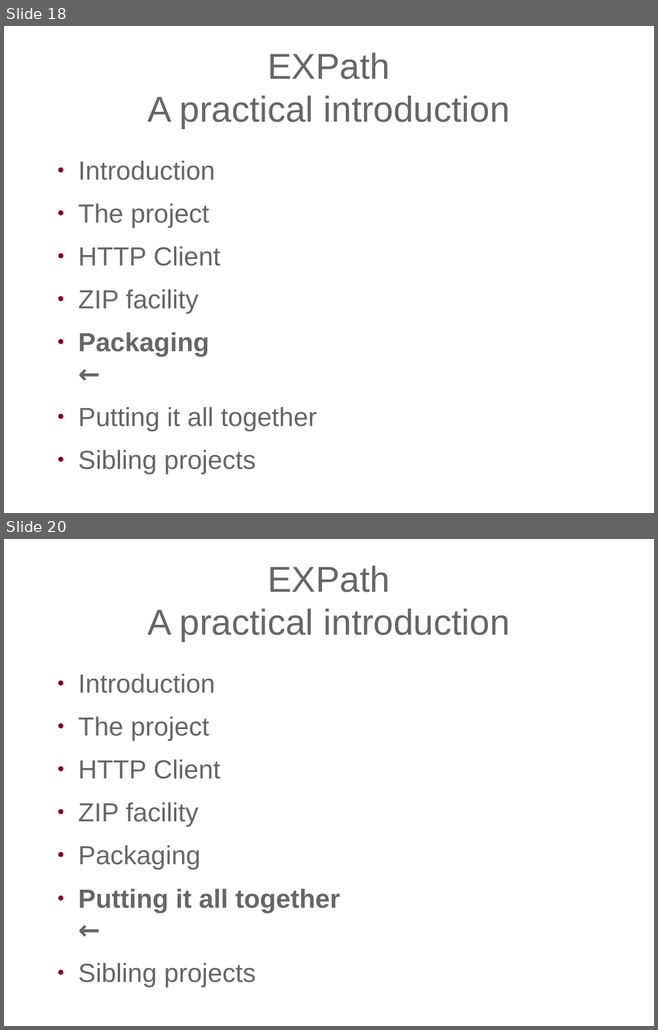
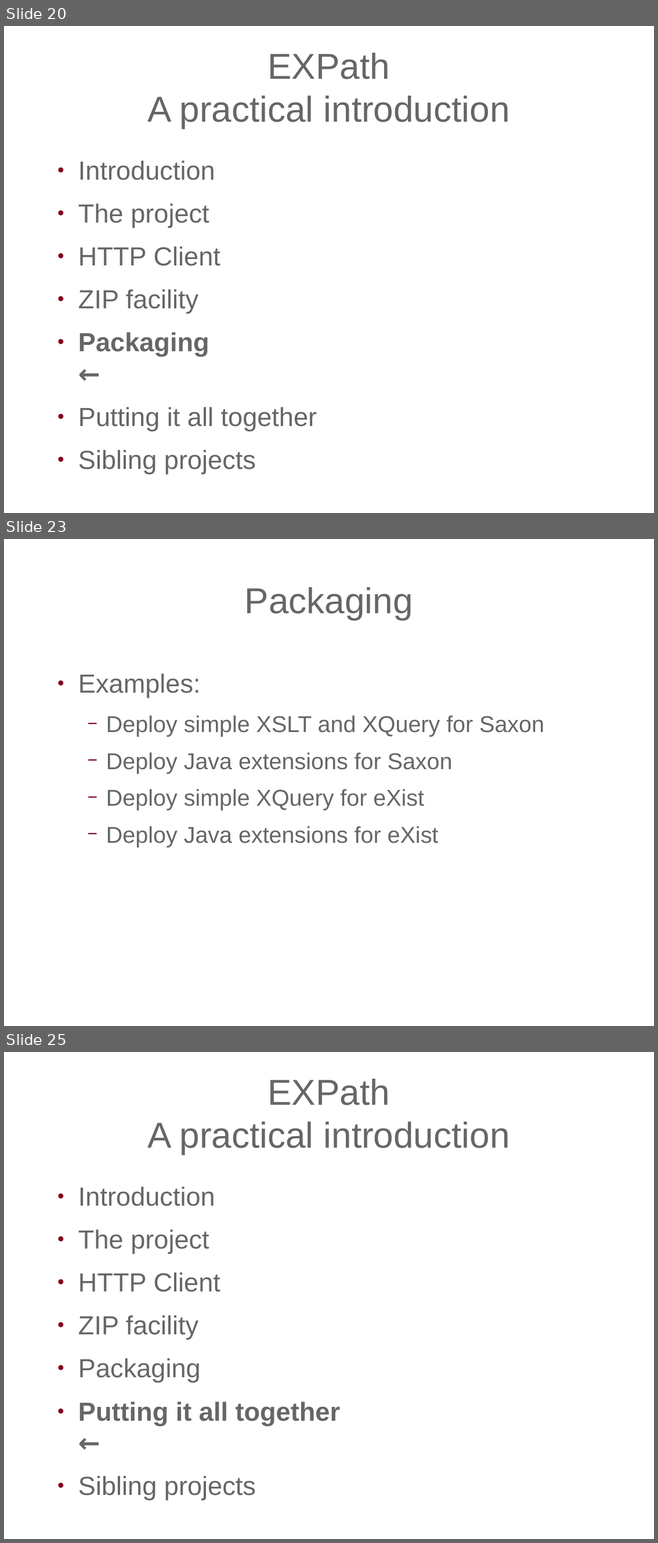
Before and after one commit to expath/expath-www, a slide deck: misc/2009-balisage/presentation/balisage-expath.odp. Shown one above the other, each under a label of ours: slides 18 and 20 before the commit, slides 20, 23 and 25 after it; the slides between them are not shown. The pictures are 658x1030 and 658x1543 pixels, drawn with LibreOffice and Linux fonts; fonts in the diff are those of the drawing; background and template pictures are left out. Boxes give left, top, right and bottom in pixels: in the first picture for what was removed or moved away, otherwise in the second. Text is boxed around its words. In the diff, an @@ line names an element or a change of style, - is before the commit and + after.

```diff
--- a/misc/2009-balisage/presentation/balisage-expath.odp
+++ b/misc/2009-balisage/presentation/balisage-expath.odp
@@ slide 23 added at box(4, 539, 654, 1026), background picture (left out) @@
@@ title added at box(245, 587, 413, 620), 44 pt, text #666666 @@
+Packaging
@@ text added at box(78, 674, 544, 847), 28 pt, text #666666 @@
+● Examples:
+  − Deploy simple XSLT and XQuery for Saxon
+  − Deploy Java extensions for Saxon
+  − Deploy simple XQuery for eXist
+  − Deploy Java extensions for eXist
@@ what was slide 18 is now slide 20 @@
@@ what was slide 20 is now slide 25 @@
```
Also in this commit, not shown: 7 other slides added, 3 slides removed, 1 other file.
